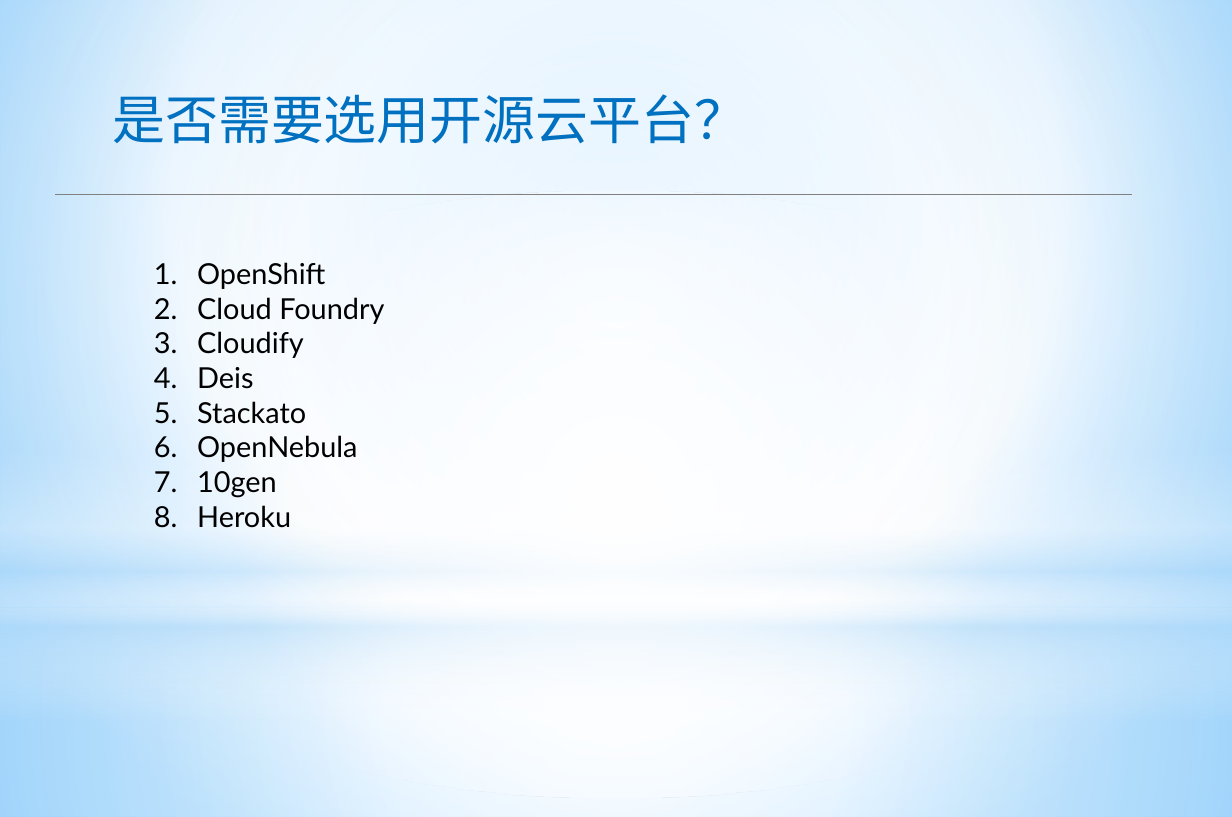
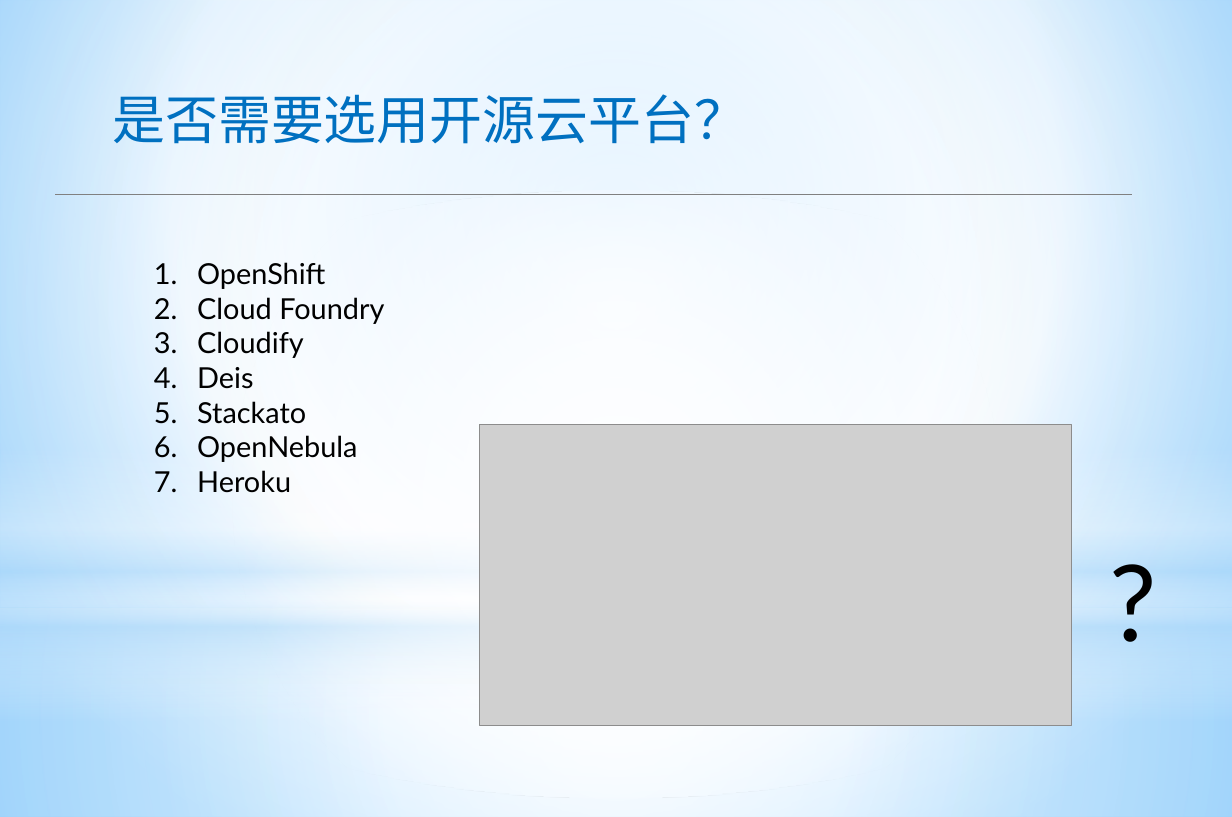
Before and after one commit to apporoad/DesignAndScheme2017, a slide deck: slide 2 of c云服务架构/Saas&Paas架构设计.pptx. Drawn at 1232x817 pixels with LibreOffice and Linux fonts; fonts in the diff are those of the drawing; grey boxes stand for pictures. Boxes give left, top, right and bottom in pixels: in the first picture for what was removed or moved away, otherwise in the second. Text is boxed around its words. In the diff, an @@ line names an element or a change of style, - is before the commit and + after.

Commit message:
edit

```diff
--- a/c云服务架构/Saas&Paas架构设计.pptx
+++ b/c云服务架构/Saas&Paas架构设计.pptx
@@ picture added at (480,425,1072,726) @@
@@ text at (197,471,277,498): paragraph removed @@
-7. 10gen
@@ text added at (1101,531,1164,668), 88 pt, text #000000 @@
+?
```
Also in this commit, not shown: 9 slides added.
